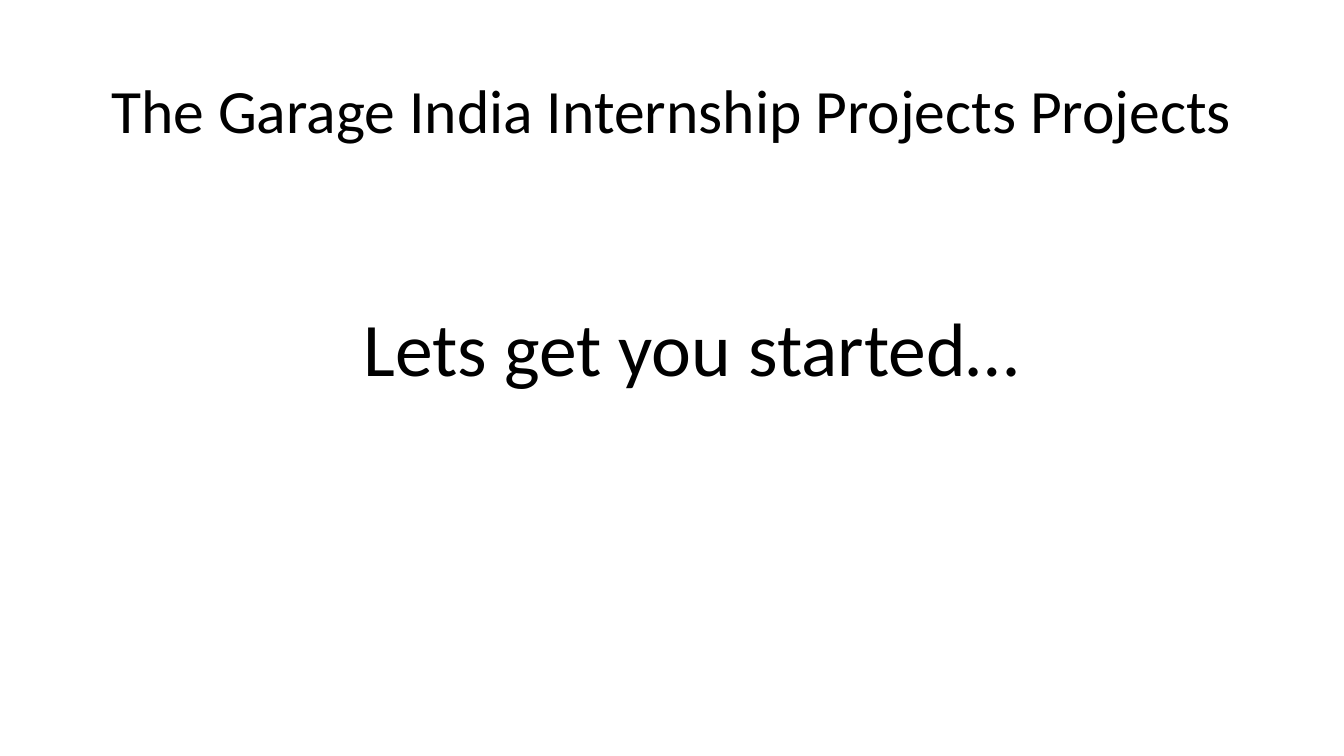
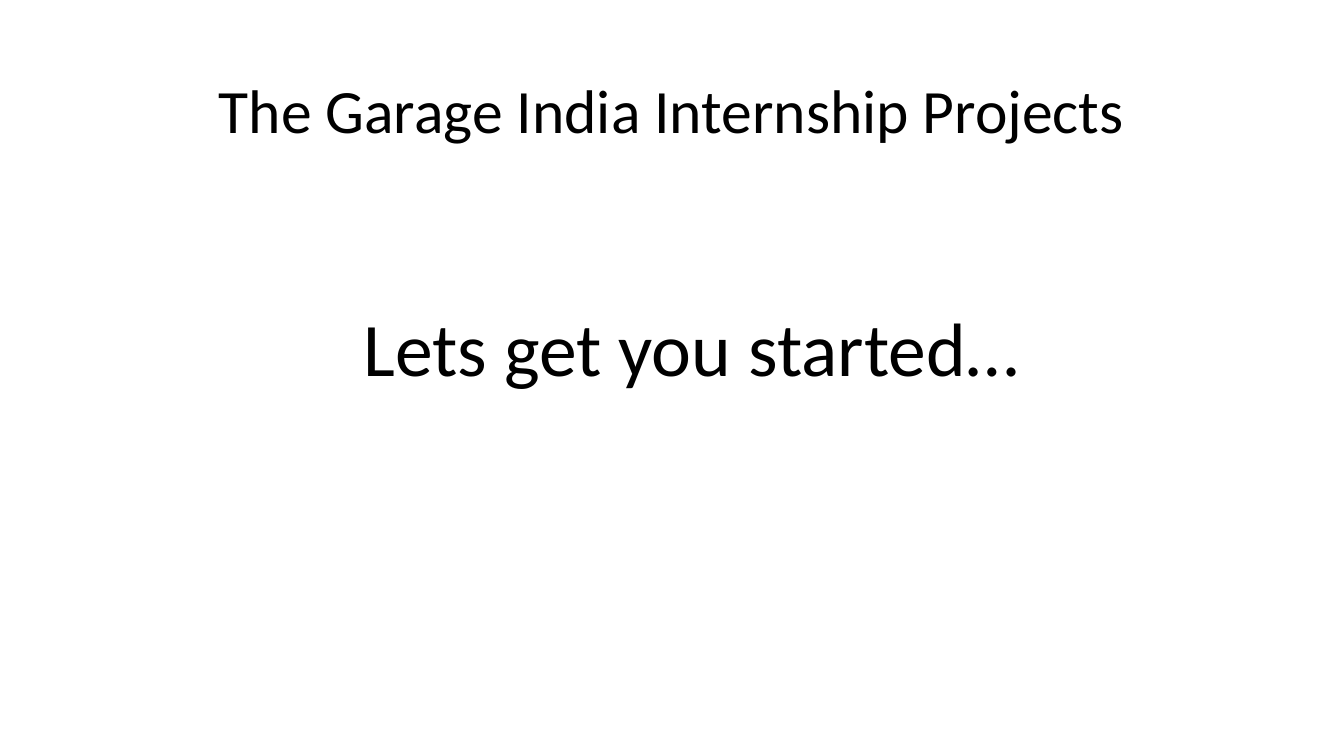
Before and after one commit to byteridge/GarageInternship2021, a slide deck: slide 8 of 1.Introduction.pptx. Drawn at 1344x756 pixels with LibreOffice and Linux fonts; fonts in the diff are those of the drawing. Boxes give left, top, right and bottom in pixels: in the first picture for what was removed or moved away, otherwise in the second. Text is boxed around its words. In the diff, an @@ line names an element or a change of style, - is before the commit and + after.

```diff
--- a/1.Introduction.pptx
+++ b/1.Introduction.pptx
@@ title at (x1=219, y1=90, x2=1124, y2=144): text changed @@
-The Garage India Internship Projects Projects
+The Garage India Internship Projects
```
Also in this commit, not shown: 6 other slides changed.
